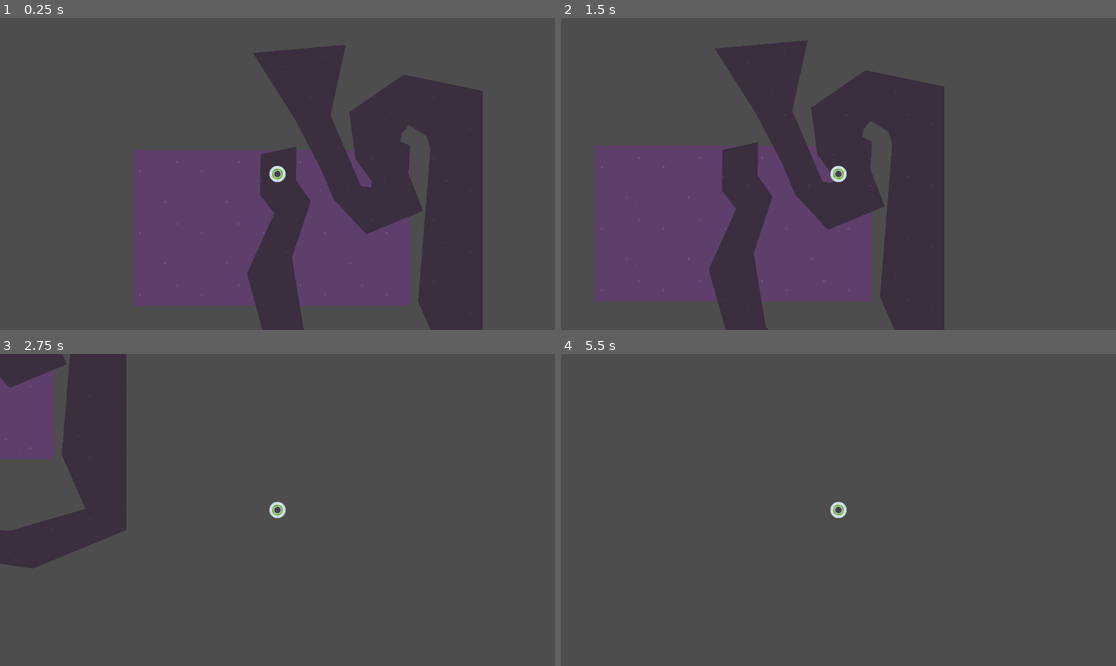
Above: before the commit, frames 1-4 (two rows, left to right).
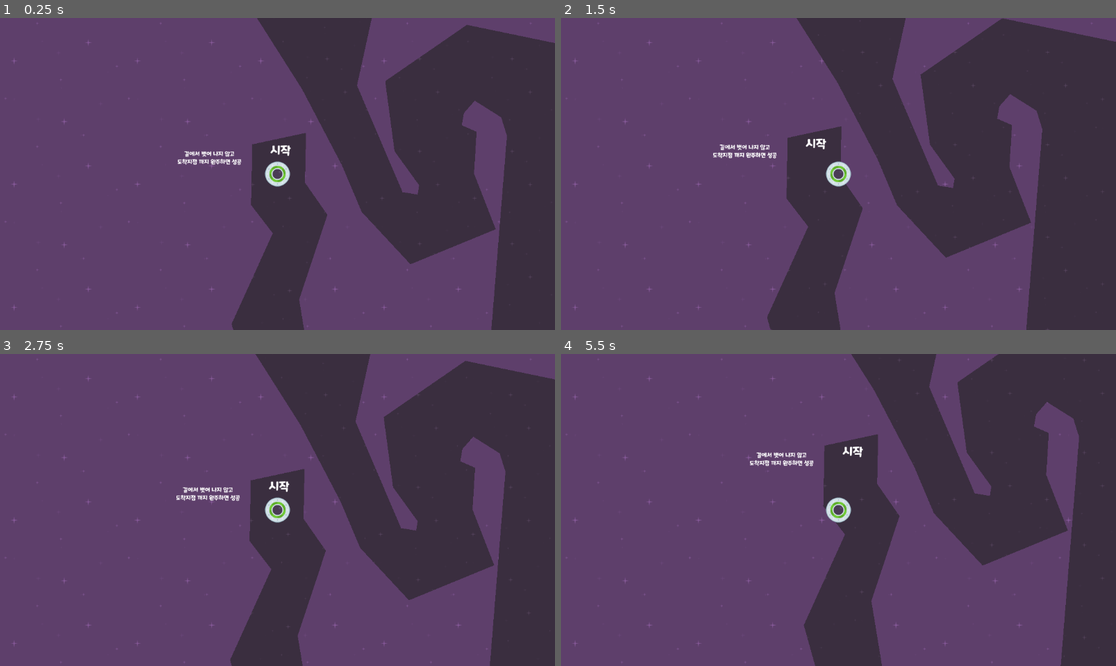
Above: after the commit, the same moments.

Repository: SchooWorkspace/udemy_godot_4_2d_course_practice
Game: Godot game, scene res://Scenes/level_1.tscn
Two runs of this game, one before a commit and one after it. Both use one fixed random seed, a clock stepped at 60 frames per second and the inputs below.
Inputs:
- Up to frame 1 (0.25 s): no input
- Up to frame 2 (1.5 s): tap Enter at 0.5 s; hold D (move_right) 0.53-1.28 s; hold Down (move_down) from 1.28 s (still down)
- Up to frame 3 (2.75 s): release Down (move_down) at 2.03 s; hold D (move_right) from 2.03 s (still down)
- Up to frame 4 (5.5 s): release D (move_right) at 2.78 s; hold Up (move_up) 2.78-3.53 s; hold Left (move_left) 3.53-5.03 s; hold Down (move_down) from 5.03 s (still down)

The runs differ from the first frame. In frame 1, 70% of the frame differs, in the area x 0-100%, y 0-100%; in frame 2, 77%; in frame 3, 97%; in frame 4, 100%.

Commit message:
added labels and etc

Diff:
--- a/speedy_saucer/Scenes/level_1.tscn
+++ b/speedy_saucer/Scenes/level_1.tscn
@@ -1,14 +1,25 @@
-[gd_scene load_steps=5 format=3 uid="uid://bnar5svpqghqj"]
+[gd_scene load_steps=8 format=3 uid="uid://bnar5svpqghqj"]
 
 [ext_resource type="Texture2D" uid="uid://06aor2v2op1j" path="res://Assets/purple.png" id="1_6ljhc"]
 [ext_resource type="Script" path="res://Scripts/level_1.gd" id="1_6mvba"]
 [ext_resource type="PackedScene" uid="uid://b5tux6ep17kf3" path="res://Scenes/player.tscn" id="2_y4rgs"]
 [ext_resource type="PackedScene" uid="uid://dsmpt4n11kx4u" path="res://Scenes/Maze.tscn" id="4_ongw3"]
+[ext_resource type="FontFile" uid="uid://carv7myfqt7kb" path="res://Assets/Maplestory Bold.ttf" id="5_aavxs"]
+
+[sub_resource type="LabelSettings" id="LabelSettings_568y1"]
+font = ExtResource("5_aavxs")
+font_size = 32
+
+[sub_resource type="LabelSettings" id="LabelSettings_sobv8"]
+font = ExtResource("5_aavxs")
 
 [node name="Level1" type="Node2D"]
 script = ExtResource("1_6mvba")
 
-[node name="Background" type="TextureRect" parent="."]
+[node name="CanvasLayer" type="CanvasLayer" parent="."]
+layer = -10
+
+[node name="Background" type="TextureRect" parent="CanvasLayer"]
 z_index = -100
 offset_right = 1152.0
 offset_bottom = 648.0
@@ -19,5 +30,41 @@
 position = Vector2(600, 100)
 
 [node name="Maze" parent="." instance=ExtResource("4_ongw3")]
-z_index = -1
+z_index = -50
 position = Vector2(604, 78)
+
+[node name="StartLabel" type="Label" parent="."]
+z_index = -25
+offset_left = 565.0
+offset_top = 11.0
+offset_right = 651.0
+offset_bottom = 59.0
+text = "시작"
+label_settings = SubResource("LabelSettings_568y1")
+horizontal_alignment = 1
+vertical_alignment = 1
+
+[node name="RuleLabel" type="Label" parent="."]
+z_index = -25
+offset_left = 323.0
+offset_top = 34.0
+offset_right = 501.0
+offset_bottom = 78.0
+text = "길에서 벗어 나지 않고
+도착지점 까지 완주하면 성공"
+label_settings = SubResource("LabelSettings_sobv8")
+horizontal_alignment = 1
+vertical_alignment = 1
+
+[node name="EndLabel" type="Label" parent="."]
+z_index = -25
+offset_left = 654.0
+offset_top = -391.0
+offset_right = 740.0
+offset_bottom = -343.0
+text = "도착"
+label_settings = SubResource("LabelSettings_568y1")
+horizontal_alignment = 1
+vertical_alignment = 1
+
+[connection signal="body_exited" from="Maze" to="." method="_on_maze_body_exited"]
--- a/speedy_saucer/Scenes/player.tscn
+++ b/speedy_saucer/Scenes/player.tscn
@@ -18,4 +18,4 @@
 shape = SubResource("CircleShape2D_pvsa7")
 
 [node name="Camera2D" type="Camera2D" parent="."]
-zoom = Vector2(0.5, 0.5)
+zoom = Vector2(0.75, 0.75)
--- a/speedy_saucer/Scripts/level_1.gd
+++ b/speedy_saucer/Scripts/level_1.gd
@@ -2,4 +2,9 @@
 
 
 func _ready():
-	print("Hello, world!")
+	# print("Hello, world!")
+	pass
+
+
+func _on_maze_body_exited(body):
+	get_tree().reload_current_scene()
Binary file added: speedy_saucer/Assets/Maplestory Bold.ttf
Not shown, added: speedy_saucer/Assets/Maplestory Bold.ttf.import
